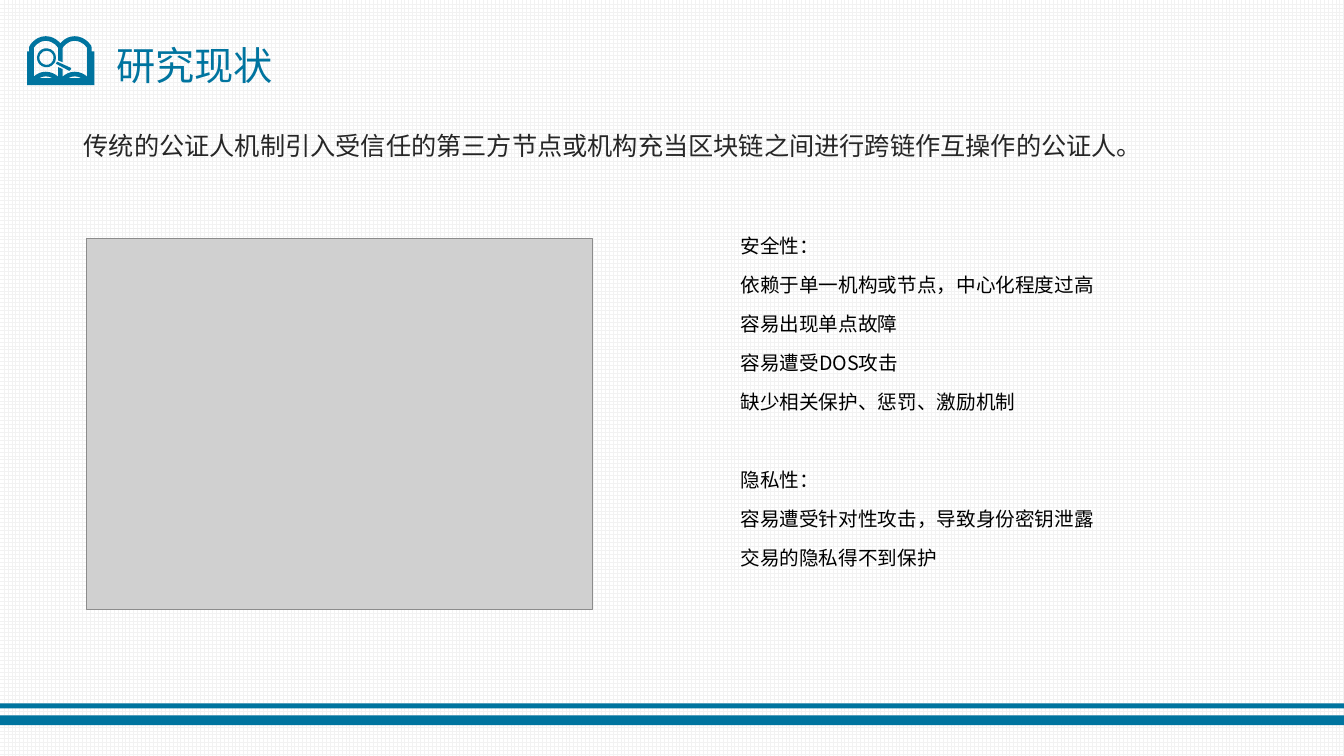
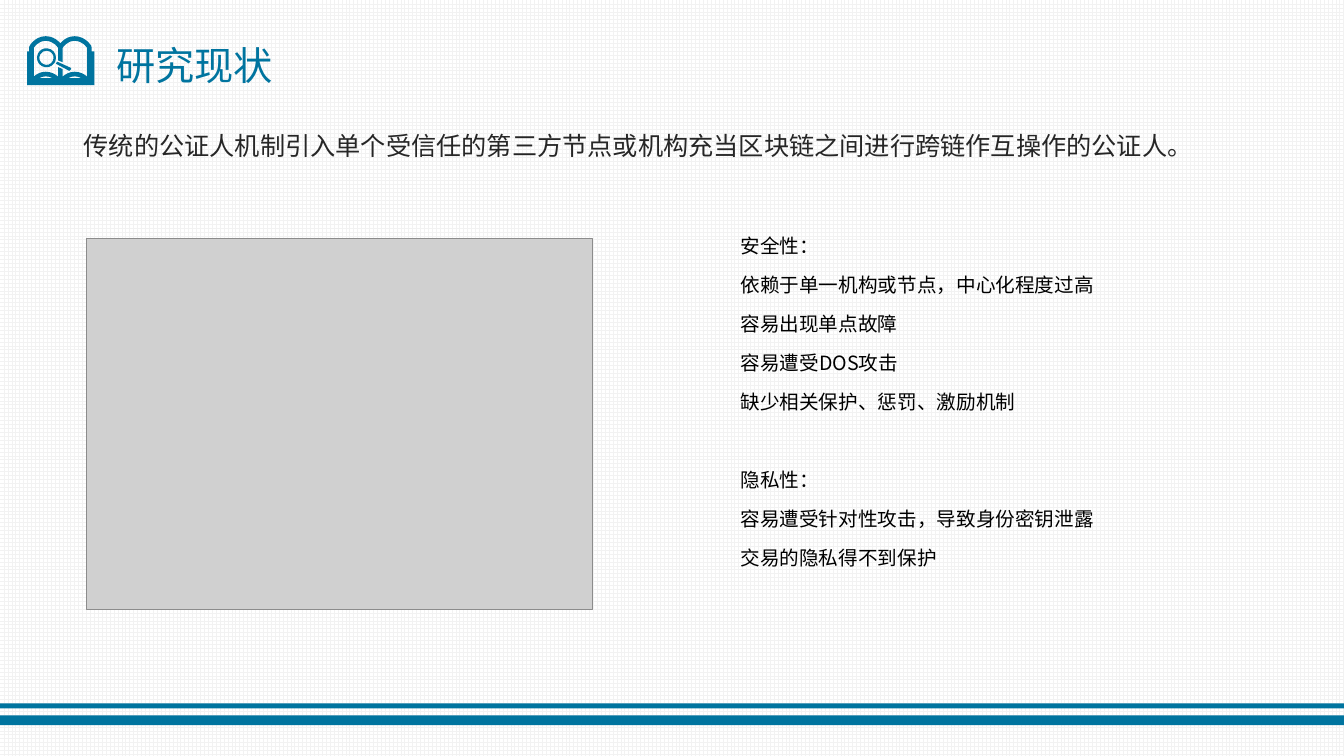
Before and after one commit to jiangquanli-0304/notary, a slide deck: slide 7 of 开题报告.pptx. Drawn at 1344x756 pixels with LibreOffice and Linux fonts; fonts in the diff are those of the drawing; grey boxes stand for pictures. Boxes give left, top, right and bottom in pixels: in the first picture for what was removed or moved away, otherwise in the second. Text is boxed around its words. In the diff, an @@ line names an element or a change of style, - is before the commit and + after.

```diff
--- a/开题报告.pptx
+++ b/开题报告.pptx
@@ text at bbox=[84, 134, 1193, 157]: text changed @@
-传统的公证人机制引入受信任的第三方节点或机构充当区块链之间进行跨链作互操作的公证人。
+传统的公证人机制引入单个受信任的第三方节点或机构充当区块链之间进行跨链作互操作的公证人。
```
Also in this commit, not shown: 12 other slides changed, 1 slide added, 2 slides removed, 6 other files.
